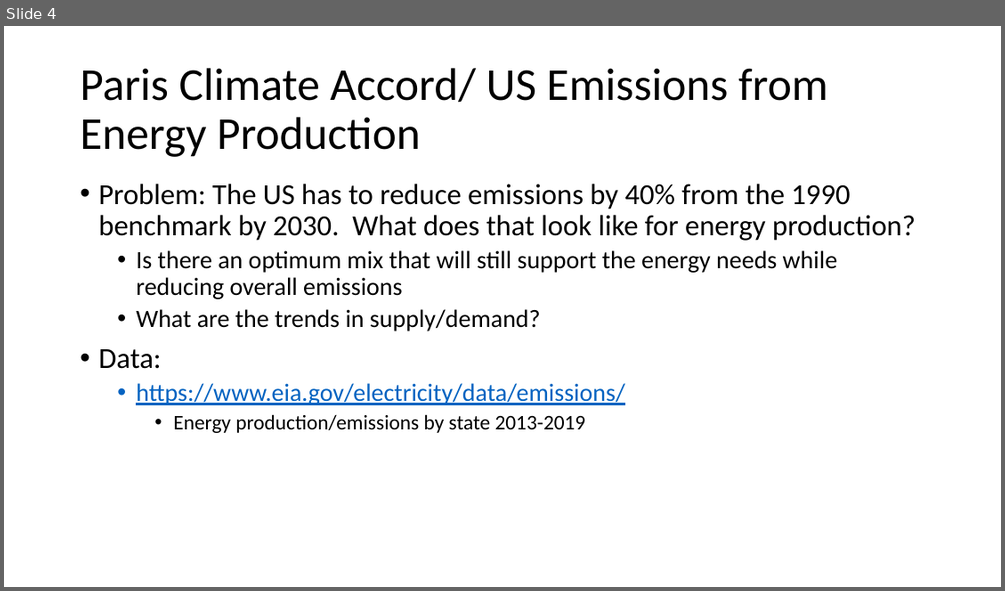
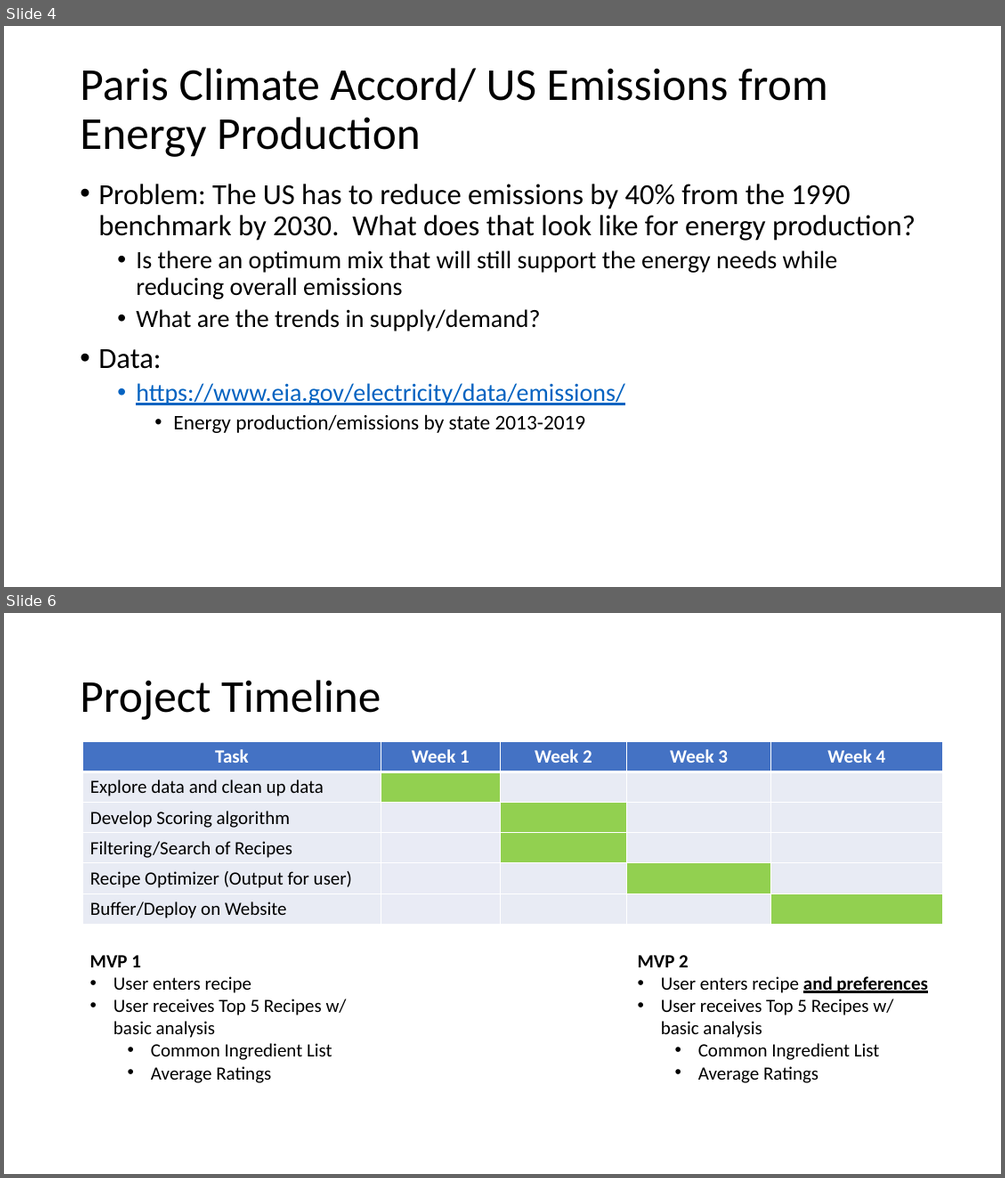
Before and after one commit to kamalah/data-analytics-final-project, a slide deck: Final Project Ideas.pptx. Shown one above the other, each under a label of ours: slide 4 before the commit, slides 4 and 6 after it; the slides between them are not shown. The pictures are 1005x591 and 1005x1178 pixels, drawn with LibreOffice and Linux fonts; fonts in the diff are those of the drawing. Boxes give left, top, right and bottom in pixels: in the first picture for what was removed or moved away, otherwise in the second. Text is boxed around its words. In the diff, an @@ line names an element or a change of style, - is before the commit and + after.

Commit message:
updated project timeline

```diff
--- a/Final Project Ideas.pptx
+++ b/Final Project Ideas.pptx
@@ slide 6 added at (4, 613, 1001, 1174), background #FFFFFF @@
@@ title added at (80, 680, 380, 720), 44 pt, text #000000 @@
+Project Timeline
@@ table added at (82, 742, 942, 924), 6 rows, 5 columns @@
+Task | Week 1 | Week 2 | Week 3 | Week 4
+Explore data and clean up data |  |  |  | 
+Develop Scoring algorithm |  |  |  | 
+Filtering/Search of Recipes |  |  |  | 
+Recipe Optimizer (Output for user) |  |  |  | 
+Buffer/Deploy on Website |  |  |  | 
@@ text added at (90, 955, 347, 1083), 18 pt, text #000000 @@
+MVP 1
+• User enters recipe
+• User receives Top 5 Recipes w/ basic analysis
+  • Common Ingredient List
+  • Average Ratings
@@ text added at (638, 955, 927, 1083), 18 pt, text #000000 @@
+MVP 2
+• User enters recipe and preferences
+• User receives Top 5 Recipes w/ basic analysis
+  • Common Ingredient List
+  • Average Ratings
```
Also in this commit, not shown: 1 slide changed, 1 slide removed, 1 other file.
